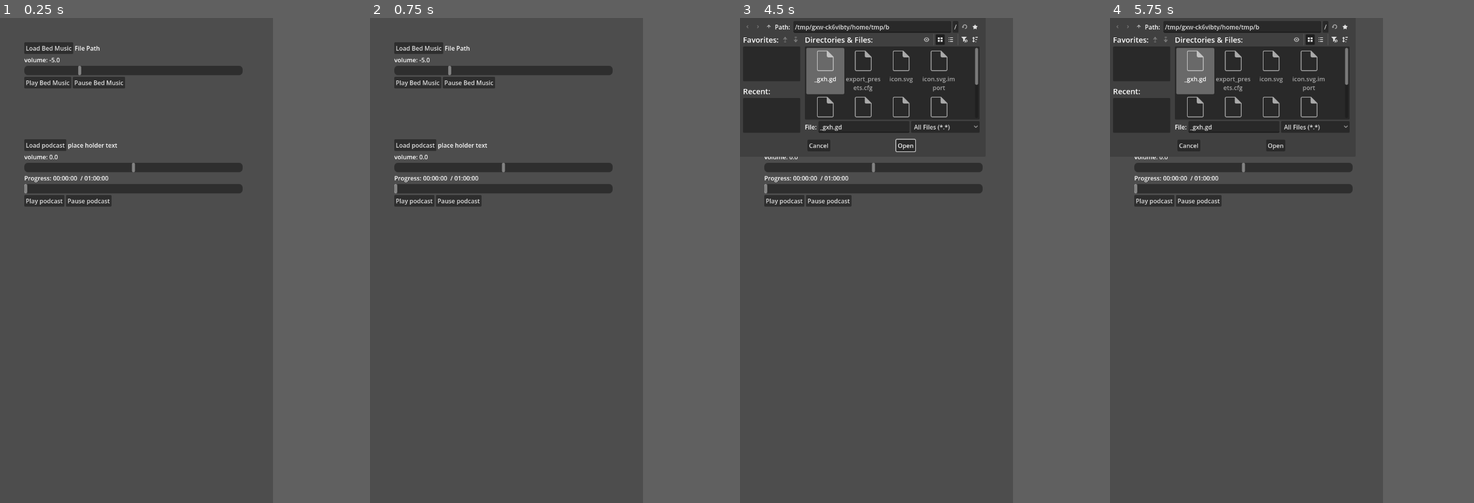
Above: before the commit, frames 1-4 (left to right).
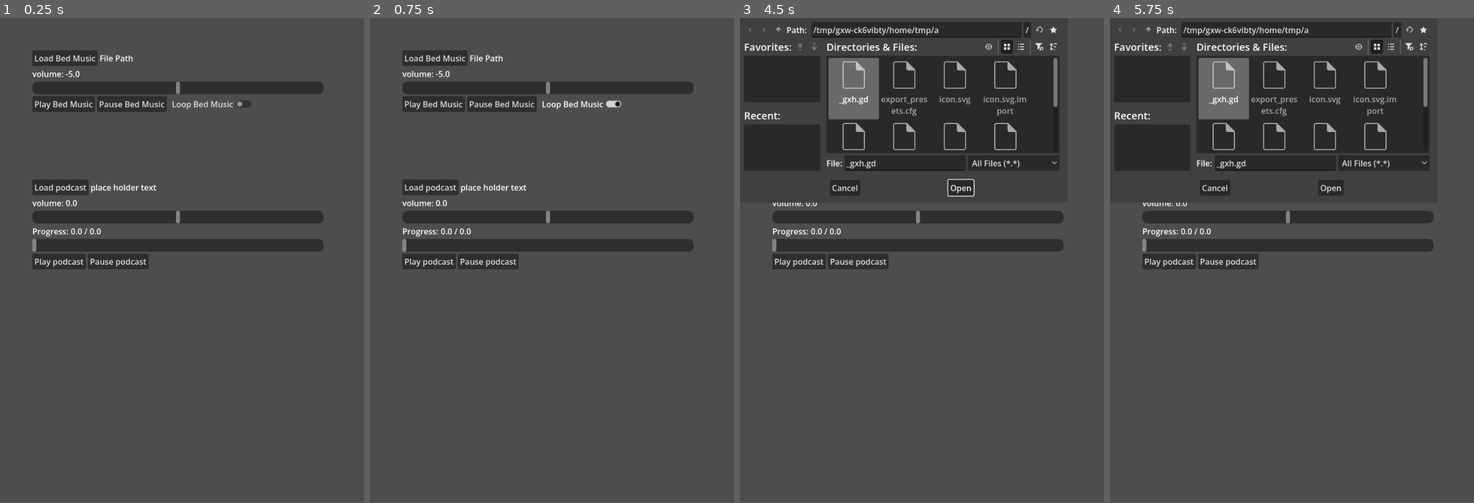
Above: after the commit, the same moments.

Repository: SankVTW/PodcastApp
Game: Godot game, scene res://main_screen.tscn
Same seed, same stepped clock (60 frames per second), same inputs: the game is played once before the commit and once after it.
Inputs (mouse positions are in pixels of both pictures, inside the frame that each line leads up to):
- Up to frame 1 (0.25 s): no input
- Up to frame 2 (0.75 s): click (530, 105) at 0.5 s, where only the run after the commit has a clickable "Loop Bed Music"
- Up to frame 3 (4.5 s): click "Pause podcast" at 1.25 s; click "Play podcast" at 2 s; click "Play podcast" at 2.75 s; click "Play podcast" at 3.5 s; click "Load Bed Music" at 4.25 s
- Up to frame 4 (5.75 s): click (1128, 27) at 5 s
In our replay, the window is 450x800 before the commit and 600x799 after it. These sizes can differ from the game's own. Grey fills any space a smaller window leaves; there, only what the larger window draws over its background counts as a difference.

The runs differ from the first frame. In frame 1, 13% of the frame differs, in the area x 6-89%, y 5-52%; in frame 2, 13%; in frame 3, 16%, in the area x 1-89%, y 0-52%; in frame 4, 16%.
Error after the commit: Invalid assignment of property or key 'looping' with value of type 'bool' on a base object of type 'null instance'. (res://main_screen.gd:127)

Commit message:
Progression updates
Added an updating podcast play time indicatoir and podcast pause now resumes at the pause point

Diff:
--- a/podcast-app/main_screen.gd
+++ b/podcast-app/main_screen.gd
@@ -2,16 +2,17 @@
 
 var bed_music
 var podcast
-var bed_volume
-var podcast_volume
+var bed_volume #:float
+var podcast_volume #:float
 var podcast_playtime
-var podcast_progress
+var podcast_progress : float
 
 # Called when the node enters the scene tree for the first time.
 func _ready() -> void:
-
+	podcast_playtime = 0.0
 	print(bed_music)
 	print(bed_volume)
+	$Timer.autostart
 	pass # Replace with function body.
 
 
@@ -19,7 +20,7 @@
 func _process(delta: float) -> void:
 	update_bed_music_volume()
 	update_podcast_volume()
-
+	update_podcast_progress()
 	pass
 
 
@@ -34,11 +35,11 @@
 	var file = FileAccess.open(path, FileAccess.READ)
 	var sound = AudioStreamMP3.new()
 	sound.data = file.get_buffer(file.get_length())
-	print("File is ",   sound.get_length(), " seconds long")
+	print("Podcast is ",   sound.get_length(), " seconds long")
 	podcast = sound
 	podcast_playtime = podcast.get_length()
-	$PodcastControls/PodcastPlayerInfo/ProgressArea/ProgressTimeLabel.text = str("00:00:00 / ", podcast_playtime )
-	print(" total play time for file is ", podcast_playtime , " seconds")
+	#$PodcastControls/PodcastPlayerInfo/ProgressArea/ProgressTimeLabel.text = str(podcast_progress," / ", podcast_playtime )
+	print(" total play time for" , file , " is ", podcast_playtime/60 , " minutes")
 func _on_load_bed_music_pressed() -> void:
 	$BedMusicControls/HBoxContainer2/FileDialog.visible = true
 	pass
@@ -89,6 +90,7 @@
 
 func _on_play_podcast_pressed() -> void:
 	$PodcastControls/HBoxContainer/AudioStreamPlayer.stream = podcast
+	$PodcastControls/HBoxContainer/AudioStreamPlayer.seek(podcast_progress)
 	$PodcastControls/HBoxContainer/AudioStreamPlayer.playing = true
 	$PodcastControls/HBoxContainer/AudioStreamPlayer.volume_db = podcast_volume
 
@@ -98,8 +100,14 @@
 func _on_stop_podcast_pressed() -> void:
 	if $PodcastControls/HBoxContainer/AudioStreamPlayer.playing == true:
 		$PodcastControls/HBoxContainer/AudioStreamPlayer.stream_paused = true
+		#podcast_progress = $PodcastControls/HBoxContainer/AudioStreamPlayer.get_playback_position()
+		print (podcast_progress)
+		$PodcastControls/HBoxContainer/AudioStreamPlayer.volume_db = podcast_volume
 	elif $PodcastControls/HBoxContainer/AudioStreamPlayer.playing == false:
+		$PodcastControls/HBoxContainer/AudioStreamPlayer.seek(podcast_progress)
 		$PodcastControls/HBoxContainer/AudioStreamPlayer.stream_paused = false
+		$PodcastControls/HBoxContainer/AudioStreamPlayer.volume_db = podcast_volume
+
 
 
 func _on_h_scroll_bar_value_changed(value: float) -> void:
@@ -112,3 +120,23 @@
 	update_podcast_volume()
 	podcast_volume = $PodcastControls/PodcastVolumeSlider.value
 	pass # Replace with function body.
+
+
+func _on_loop_bed_music_toggled(toggled_on: bool) -> void:
+	match $BedMusicControls/HBoxContainer/LoopBedMusic.disabled:
+		false : $BedMusicControlsmatch/HBoxContainer/PlayBedMusic/AudioStreamPlayer.looping = true
+		false : print ("looping bed music on")
+		true : $BedMusicControlsmatch/HBoxContainer/PlayBedMusic/AudioStreamPlayer.looping = true
+		true : print ("looping bed music off")
+
+	pass # Replace with function body.
+func update_podcast_progress():
+	podcast_progress = $PodcastControls/HBoxContainer/AudioStreamPlayer.get_playback_position()
+	$PodcastControls/PodcastPlayerInfo/ProgressArea/ProgressTimeLabel.text = str(podcast_progress," / ", podcast_playtime )
+	print(podcast_progress," / ", podcast_playtime )
+
+
+func _on_timer_timeout() -> void:
+	print("timer update")
+	update_podcast_progress()
+	pass # Replace with function body.
--- a/podcast-app/main_screen.tscn
+++ b/podcast-app/main_screen.tscn
@@ -45,7 +45,7 @@
 [node name="HScrollBar" type="HScrollBar" parent="BedMusicControls" unique_id=2033162066]
 custom_minimum_size = Vector2(0, 25)
 layout_mode = 2
-min_value = -10.0
+min_value = -20.0
 max_value = 10.0
 step = 0.5
 value = -5.0
@@ -59,10 +59,15 @@
 
 [node name="AudioStreamPlayer" type="AudioStreamPlayer" parent="BedMusicControls/HBoxContainer/PlayBedMusic" unique_id=797208785]
 stream = SubResource("AudioStreamMP3_7sdtm")
+parameters/looping = false
 
 [node name="PauseBedMusic" type="Button" parent="BedMusicControls/HBoxContainer" unique_id=1536354302]
 layout_mode = 2
 text = "Pause Bed Music"
+
+[node name="LoopBedMusic" type="CheckButton" parent="BedMusicControls/HBoxContainer" unique_id=766334865]
+layout_mode = 2
+text = "Loop Bed Music"
 
 [node name="PodcastControls" type="VBoxContainer" parent="." unique_id=1856033750]
 custom_maximum_size = Vector2(576, -1)
@@ -134,13 +139,18 @@
 layout_mode = 2
 text = "Pause podcast"
 
+[node name="Timer" type="Timer" parent="." unique_id=1857122009]
+autostart = true
+
 [connection signal="file_selected" from="BedMusicControls/HBoxContainer2/FileDialog" to="." method="_on_file_dialog_file_selected"]
 [connection signal="pressed" from="BedMusicControls/HBoxContainer2/LoadBedMusic" to="." method="_on_load_bed_music_pressed"]
 [connection signal="value_changed" from="BedMusicControls/HScrollBar" to="." method="_on_h_scroll_bar_value_changed"]
 [connection signal="pressed" from="BedMusicControls/HBoxContainer/PlayBedMusic" to="." method="_on_play_bed_music_pressed"]
 [connection signal="pressed" from="BedMusicControls/HBoxContainer/PauseBedMusic" to="." method="_on_pause_bed_music_pressed"]
+[connection signal="toggled" from="BedMusicControls/HBoxContainer/LoopBedMusic" to="." method="_on_loop_bed_music_toggled"]
 [connection signal="file_selected" from="PodcastControls/HBoxContainer2/PodcastFileDialog" to="." method="_on_podcast_file_dialog_file_selected"]
 [connection signal="pressed" from="PodcastControls/HBoxContainer2/LoadPodcast" to="." method="_on_load_podcast_pressed"]
 [connection signal="value_changed" from="PodcastControls/PodcastVolumeSlider" to="." method="_on_podcast_volume_slider_value_changed"]
 [connection signal="pressed" from="PodcastControls/HBoxContainer/PlayPodcast" to="." method="_on_play_podcast_pressed"]
 [connection signal="pressed" from="PodcastControls/HBoxContainer/StopPodcast" to="." method="_on_stop_podcast_pressed"]
+[connection signal="timeout" from="Timer" to="." method="_on_timer_timeout"]
--- a/podcast-app/project.godot
+++ b/podcast-app/project.godot
@@ -18,7 +18,7 @@
 [display]
 
 window/size/viewport_width=720
-window/size/viewport_height=1280
+window/size/viewport_height=960
 window/size/resizable=false
 window/stretch/mode="viewport"
 
Not shown, added: .gitignore
